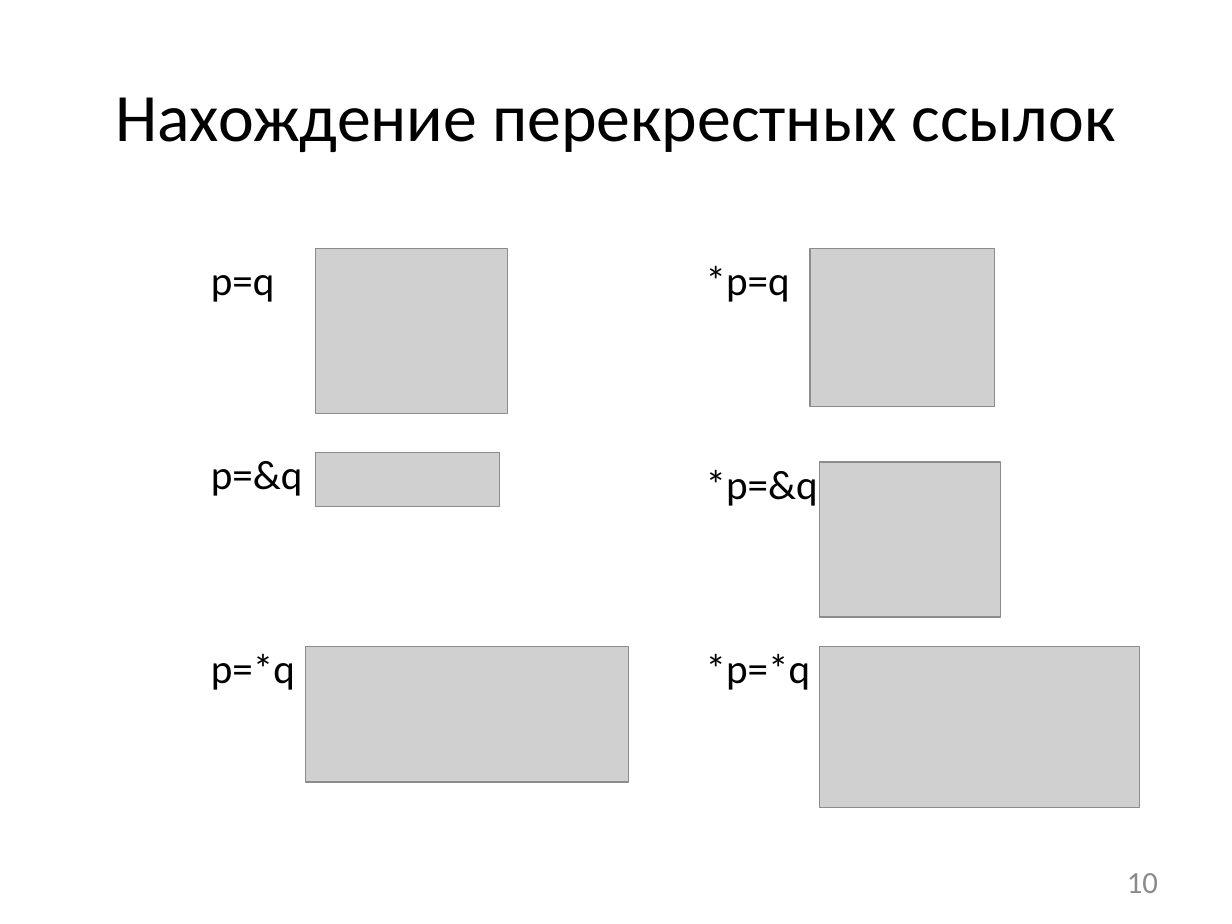
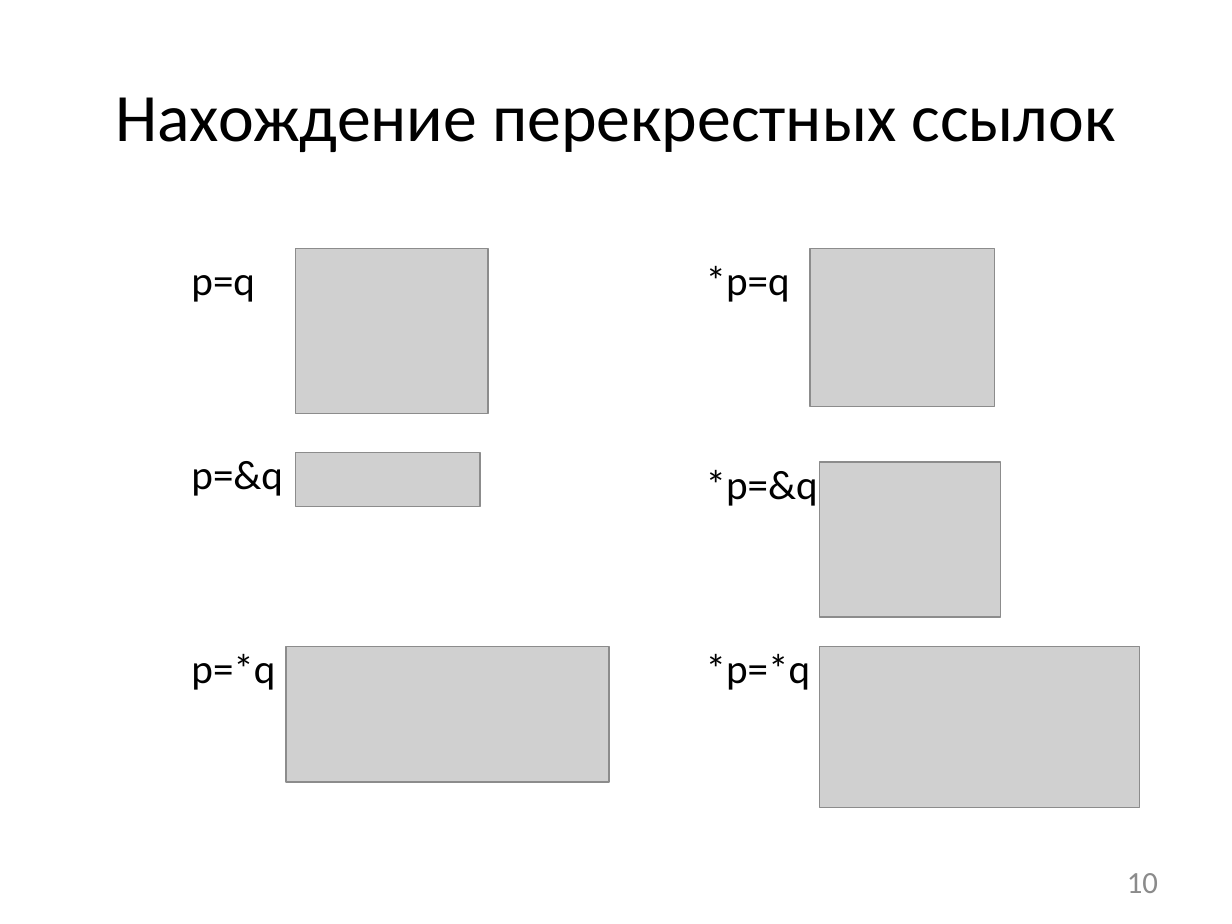
Before and after one commit to afrolovskiy/diplom, a slide deck: slide 10 of presentations/diplom/static race detection.pptx. Drawn at 1232x924 pixels with LibreOffice and Linux fonts; fonts in the diff are those of the drawing; grey boxes stand for pictures. Boxes give left, top, right and bottom in pixels: in the first picture for what was removed or moved away, otherwise in the second. Text is boxed around its words. In the diff, an @@ line names an element or a change of style, - is before the commit and + after.

```diff
--- a/presentations/diplom/static race detection.pptx
+++ b/presentations/diplom/static race detection.pptx
@@ 3 pictures, 3 texts: place and size @@
-3 pictures, 3 texts at bbox=[211, 249, 628, 782]
+3 pictures, 3 texts at bbox=[191, 249, 609, 782]
```
Also in this commit, not shown: 3 other slides changed, 5 other files.
